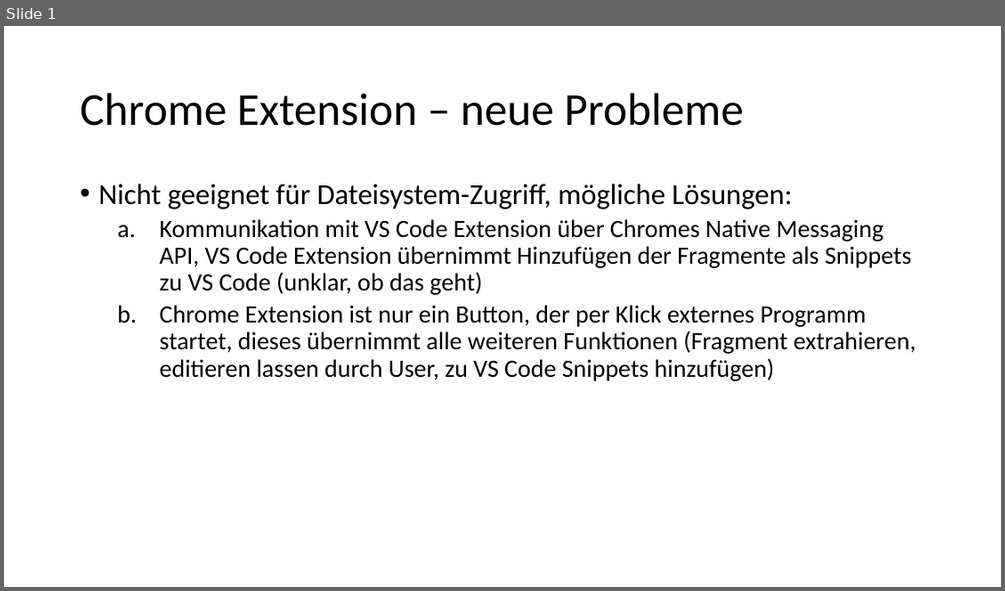
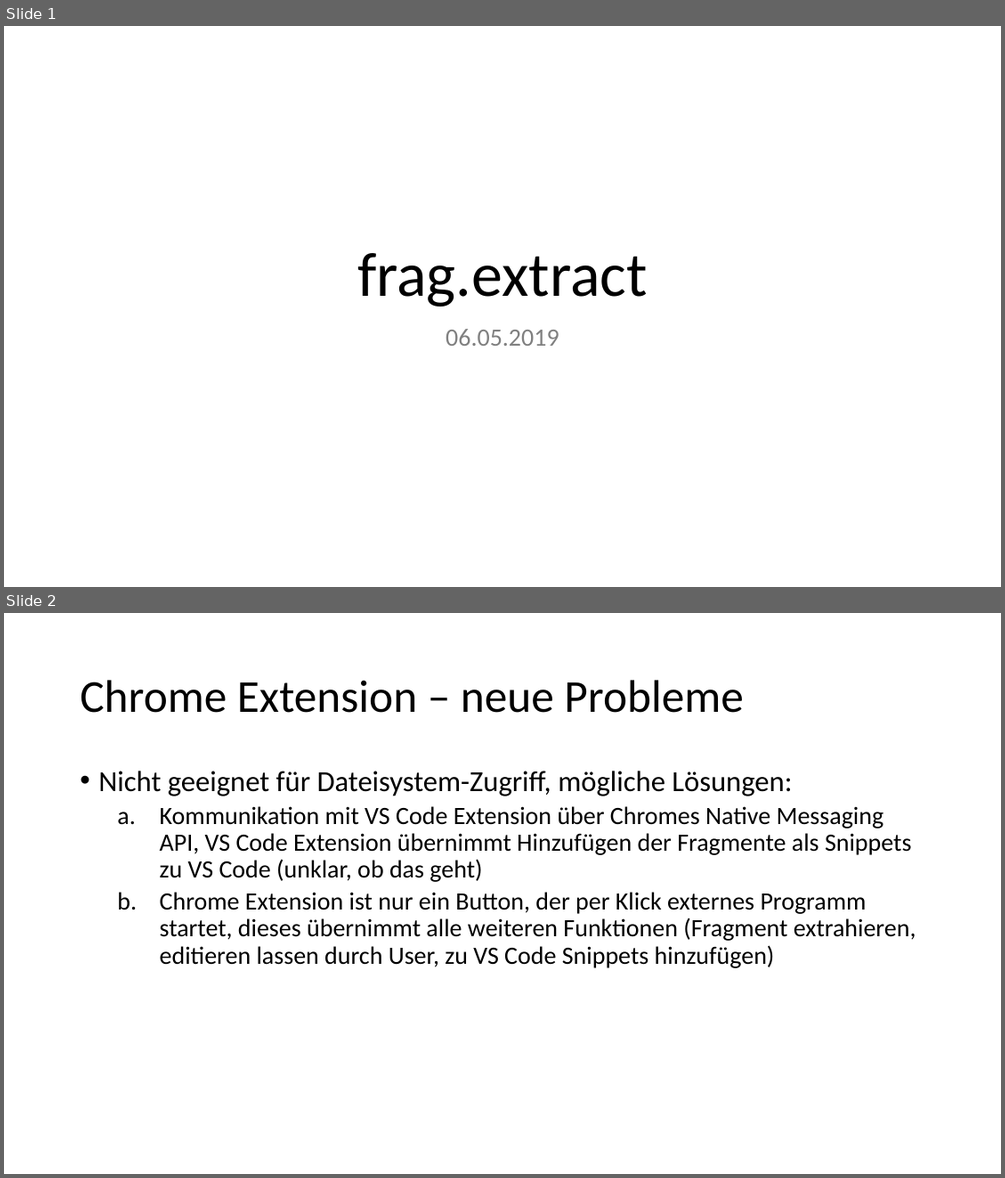
Before and after one commit to sgimmini/frag.extract.a, a slide deck: weekly_presenations/frag.extract_06.05.19.pptx. Shown one above the other, each under a label of ours: slide 1 before the commit, slides 1 and 2 after it. The pictures are 1005x591 and 1005x1178 pixels, drawn with LibreOffice and Linux fonts; fonts in the diff are those of the drawing. Boxes give left, top, right and bottom in pixels: in the first picture for what was removed or moved away, otherwise in the second. Text is boxed around its words. In the diff, an @@ line names an element or a change of style, - is before the commit and + after.

```diff
--- a/weekly_presenations/frag.extract_06.05.19.pptx
+++ b/weekly_presenations/frag.extract_06.05.19.pptx
@@ slide 1 added at (4, 26, 1001, 587), background #FFFFFF @@
@@ title added at (357, 253, 647, 306), 60 pt, text #000000 @@
+frag.extract
@@ subtitle added at (445, 329, 559, 346), 24 pt, text #808080 @@
+06.05.2019
@@ what was slide 1 is now slide 2 @@
```
Also in this commit, not shown: 1 other slide added, 3 other files.
